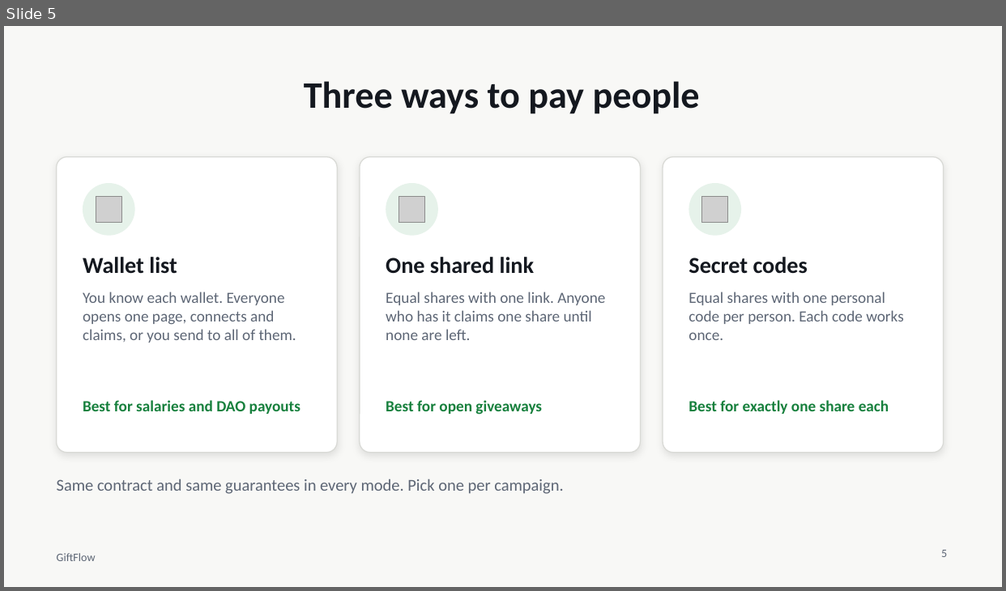
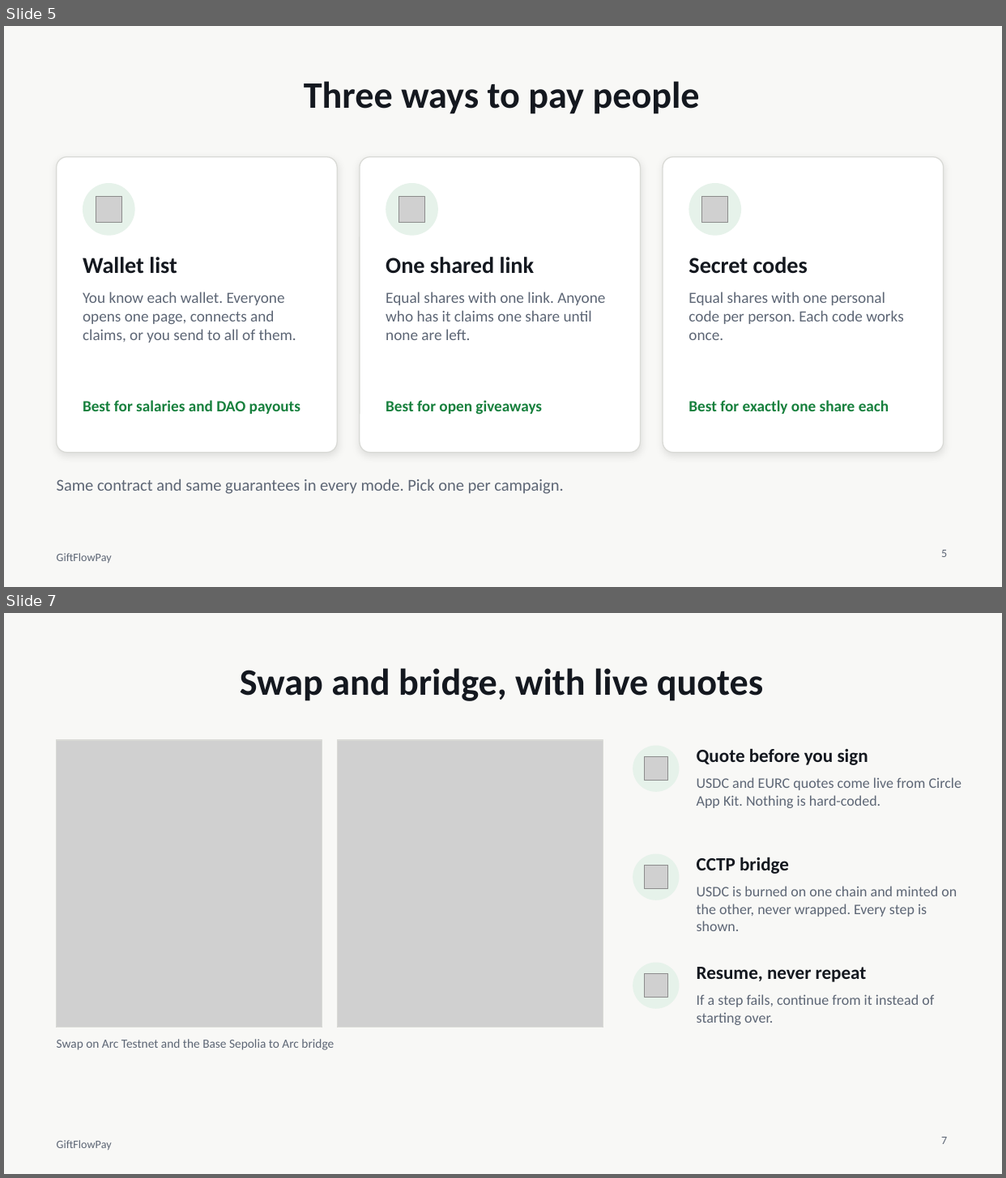
Before and after one commit to sadikul880/giftflowpay-by-arc, a slide deck: docs/presentation/GiftFlow-presentation.pptx. Shown one above the other, each under a label of ours: slide 5 before the commit, slides 5 and 7 after it; the slides between them are not shown. The pictures are 1006x591 and 1006x1178 pixels, drawn with LibreOffice and Linux fonts; fonts in the diff are those of the drawing; grey boxes stand for pictures. Boxes give left, top, right and bottom in pixels: in the first picture for what was removed or moved away, otherwise in the second. Text is boxed around its words. In the diff, an @@ line names an element or a change of style, - is before the commit and + after.

```diff
--- a/docs/presentation/GiftFlow-presentation.pptx
+++ b/docs/presentation/GiftFlow-presentation.pptx
@@ slide 7 added at (4, 613, 1002, 1174), background #F8F8F6; not listed: 1 template element that a slide beside it also shows @@
@@ title added at (240, 668, 763, 701), 36 pt, text #14181F, bold @@
+Swap and bridge, with live quotes
@@ picture added at (57, 740, 322, 1028) @@
@@ rectangle added at (57, 740, 322, 1028), outline #D9DAD6 1 pt @@
@@ picture added at (337, 740, 603, 1028) @@
@@ rectangle added at (337, 740, 603, 1028), outline #D9DAD6 1 pt @@
@@ ellipse added at (633, 746, 680, 792), fill #E6F2EA @@
@@ picture added at (644, 757, 667, 781) @@
@@ text added at (697, 748, 868, 765), 18 pt, text #14181F, bold @@
+Quote before you sign
@@ text added at (697, 777, 961, 808), 14 pt, text #5D6675 @@
+USDC and EURC quotes come live from Circle App Kit. Nothing is hard-coded.
@@ ellipse added at (633, 854, 680, 901), fill #E6F2EA @@
@@ picture added at (644, 866, 667, 889) @@
@@ text added at (697, 857, 789, 874), 18 pt, text #14181F, bold @@
+CCTP bridge
@@ text added at (697, 886, 957, 931), 14 pt, text #5D6675 @@
+USDC is burned on one chain and minted on the other, never wrapped. Every step is shown.
@@ ellipse added at (633, 963, 680, 1009), fill #E6F2EA @@
@@ picture added at (644, 974, 667, 998) @@
@@ text added at (697, 967, 867, 982), 18 pt, text #14181F, bold @@
+Resume, never repeat
@@ text added at (697, 995, 934, 1025), 14 pt, text #5D6675 @@
+If a step fails, continue from it instead of starting over.
@@ text added at (57, 1039, 334, 1050), 12 pt, text #5D6675 @@
+Swap on Arc Testnet and the Base Sepolia to Arc bridge
@@ page number added at (941, 1137, 947, 1144), 11 pt, text #5D6675 @@
+7
@@ slide 5 changed as well @@
@@ text at (57, 553, 112, 563): text changed @@
-GiftFlow
+GiftFlowPay
```
Also in this commit, not shown: 13 other slides changed, 1 other slide added, 1 slide removed, 39 other files.
